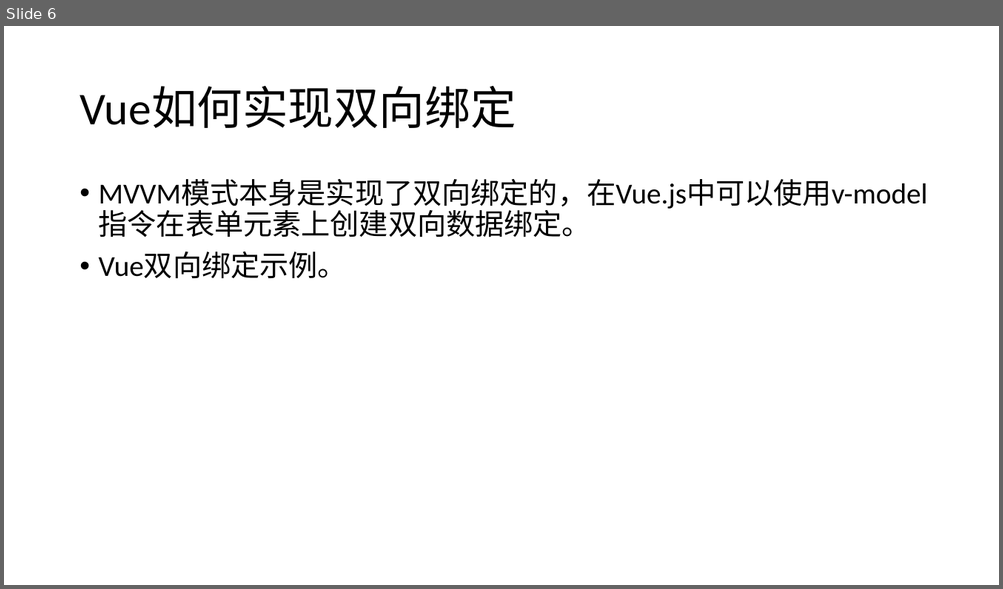
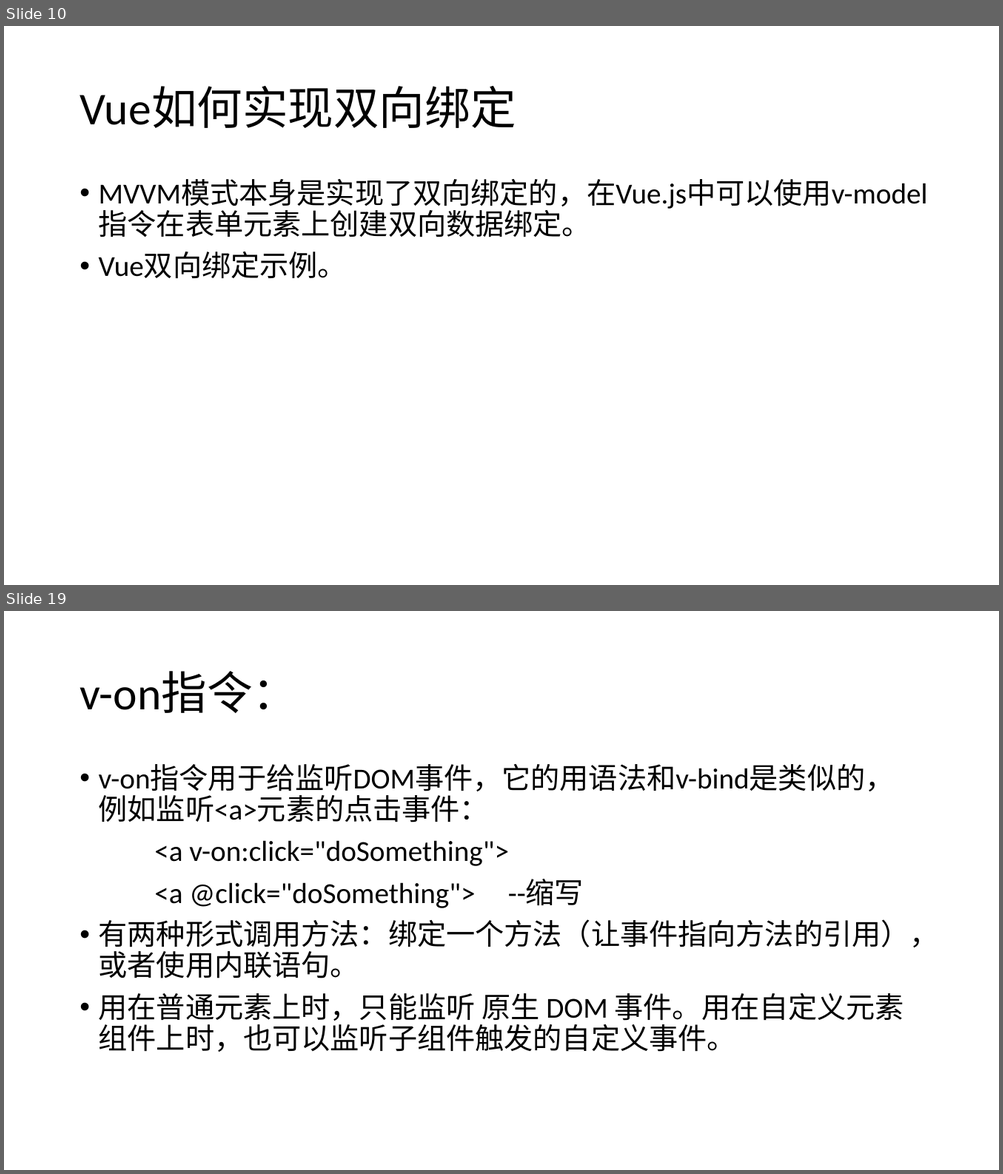
Before and after one commit to YSMJ1994/study, a slide deck: study_Vue/学习Vue.pptx. Shown one above the other, each under a label of ours: slide 6 before the commit, slides 10 and 19 after it; the slides between them are not shown. The pictures are 1003x589 and 1003x1174 pixels, drawn with LibreOffice and Linux fonts; fonts in the diff are those of the drawing. Boxes give left, top, right and bottom in pixels: in the first picture for what was removed or moved away, otherwise in the second. Text is boxed around its words. In the diff, an @@ line names an element or a change of style, - is before the commit and + after.

```diff
--- a/study_Vue/学习Vue.pptx
+++ b/study_Vue/学习Vue.pptx
@@ slide 19 added at [4, 611, 999, 1170], background #FFFFFF @@
@@ title added at [79, 672, 298, 713], 44 pt, text #000000 @@
+v-on指令：
@@ text added at [99, 764, 939, 1052], 28 pt, text #000000 @@
+• v-on指令用于给监听DOM事件，它的用语法和v-bind是类似的，例如监听<a>元素的点击事件：
+<a v-on:click="doSomething">
+<a @click="doSomething"> --缩写
+• 有两种形式调用方法：绑定一个方法（让事件指向方法的引用），或者使用内联语句。
+• 用在普通元素上时，只能监听 原生 DOM 事件。用在自定义元素组件上时，也可以监听子组件触发的自定义事件。
@@ what was slide 6 is now slide 10 @@
```
Also in this commit, not shown: 2 slides changed, 13 other slides added, 9 other files.
